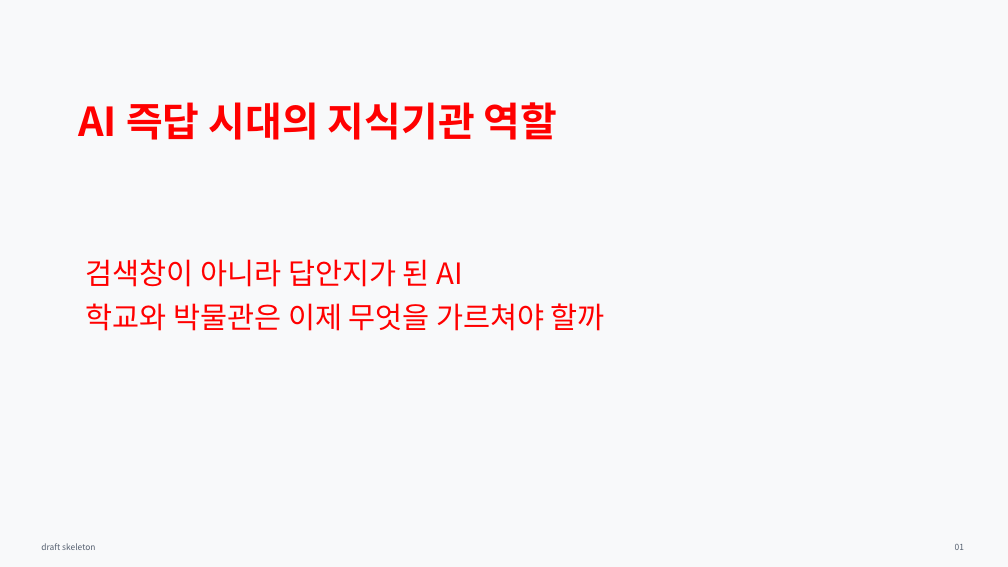
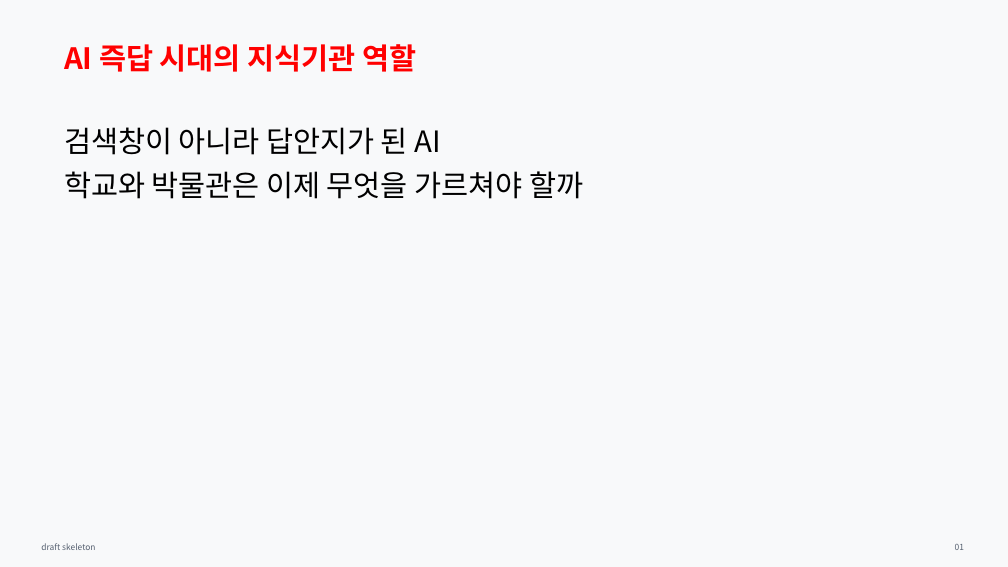
Before and after one commit to Rlearnchan/luddite, a slide deck: slide 1 of outputs/pptx/ai_knowledge_institution_styled_draft.pptx. Drawn at 1008x567 pixels with LibreOffice and Linux fonts; fonts in the diff are those of the drawing. Boxes give left, top, right and bottom in pixels: in the first picture for what was removed or moved away, otherwise in the second. Text is boxed around its words. In the diff, an @@ line names an element or a change of style, - is before the commit and + after.

```diff
--- a/outputs/pptx/ai_knowledge_institution_styled_draft.pptx
+++ b/outputs/pptx/ai_knowledge_institution_styled_draft.pptx
@@ text "AI 즉답 시대의 지식기관 역할": place and size @@
-text "AI 즉답 시대의 지식기관 역할" at <box>78,102,557,140</box>
+text "AI 즉답 시대의 지식기관 역할" at <box>64,44,416,72</box>
@@ text "AI 즉답 시대의 지식기관 역할" at <box>64,44,416,72</box>: size 38 to 28 pt @@
@@ text "검색창이 아니라 답안지가 된 AI": place and size @@
-text "검색창이 아니라 답안지가 된 AI" at <box>86,259,605,331</box>
+text "검색창이 아니라 답안지가 된 AI" at <box>64,127,583,199</box>
@@ text "검색창이 아니라 답안지가 된 AI" at <box>64,127,583,199</box>: text colour #FF0000 to #000000 @@
```
Also in this commit, not shown: 22 other slides changed, 8 other files.
